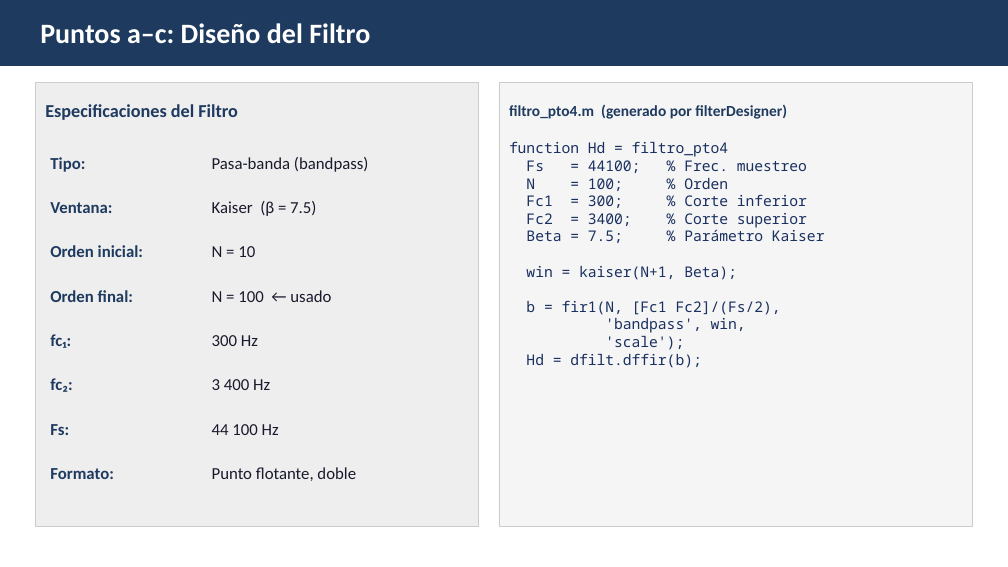
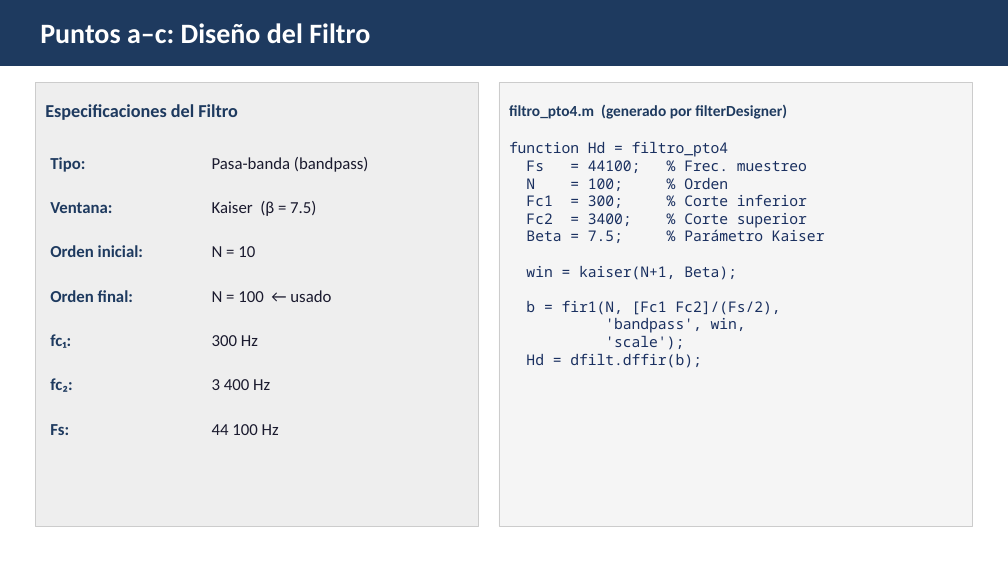
Before and after one commit to Juan-Stella/Control-y-Sistemas, a slide deck: slide 3 of Tp5/TP5_Ejercicio4.pptx. Drawn at 1008x567 pixels with LibreOffice and Linux fonts; fonts in the diff are those of the drawing. Boxes give left, top, right and bottom in pixels: in the first picture for what was removed or moved away, otherwise in the second. Text is boxed around its words. In the diff, an @@ line names an element or a change of style, - is before the commit and + after.

```diff
--- a/Tp5/TP5_Ejercicio4.pptx
+++ b/Tp5/TP5_Ejercicio4.pptx
@@ text removed at (50, 468, 114, 479) @@
-Formato:
@@ text removed at (212, 467, 356, 481) @@
-Punto flotante, doble
```
